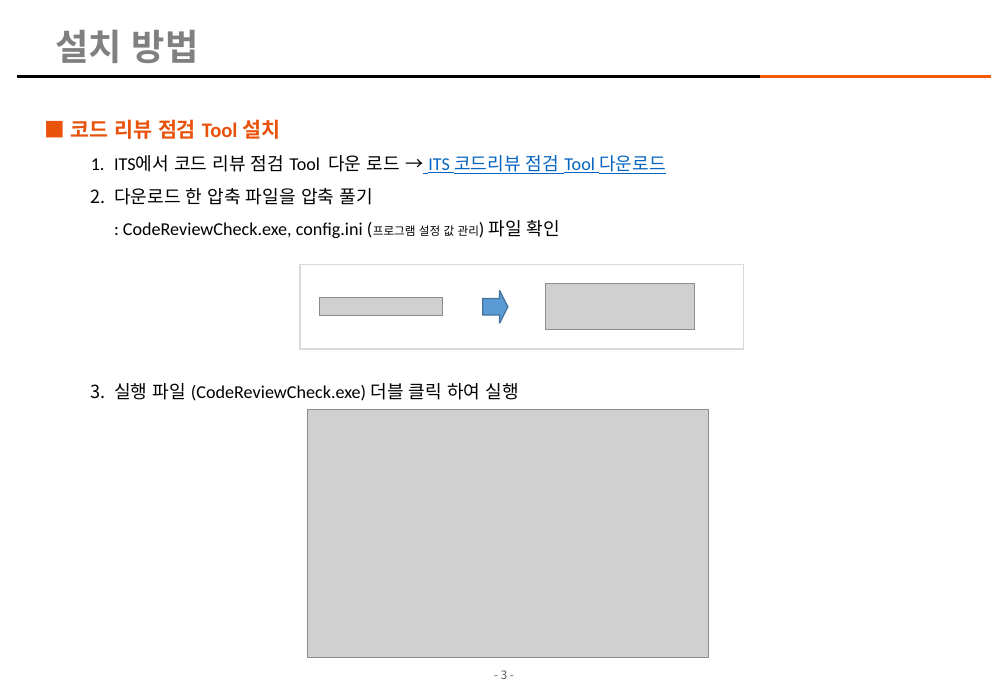
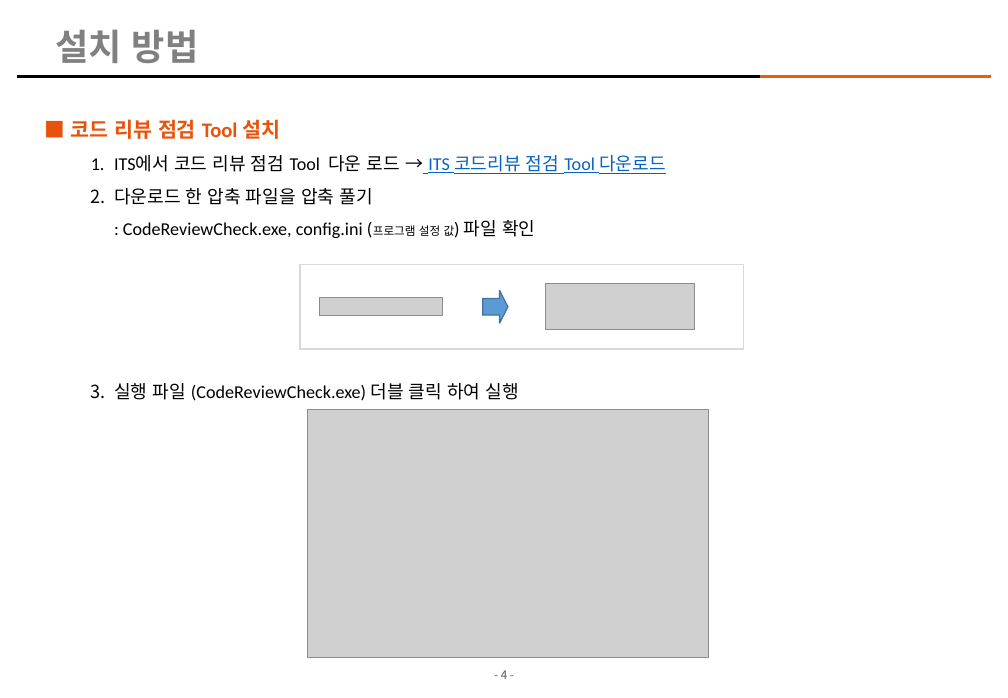
Before and after one commit to kimhopepa/PythonPjt, a slide deck: slide 4 of CodeReviewTool/doc/CodeReview_점검_Tool_매뉴얼.pptx (slide 3 before the commit). Drawn at 1008x698 pixels with LibreOffice and Linux fonts; fonts in the diff are those of the drawing; grey boxes stand for pictures; background and template pictures are left out. Boxes give left, top, right and bottom in pixels: in the first picture for what was removed or moved away, otherwise in the second. Text is boxed around its words. In the diff, an @@ line names an element or a change of style, - is before the commit and + after.

```diff
--- a/CodeReviewTool/doc/CodeReview_점검_Tool_매뉴얼.pptx
+++ b/CodeReviewTool/doc/CodeReview_점검_Tool_매뉴얼.pptx
@@ text at <box>114,188,535,238</box>: text changed @@
-  2. 다운로드 한 압축 파일을 압축 풀기
-     : CodeReviewCheck.exe, config.ini (프로그램 설정 값 관리) 파일 확인
+  2. 다운로드 한 압축 파일을 압축 풀기
+     : CodeReviewCheck.exe, config.ini (프로그램 설정 값) 파일 확인
@@ page number at <box>501,670,507,679</box>: text changed @@
-- 3 -
+- 4 -
```
Also in this commit, not shown: 12 other slides changed, 1 slide added, 1 other file.
